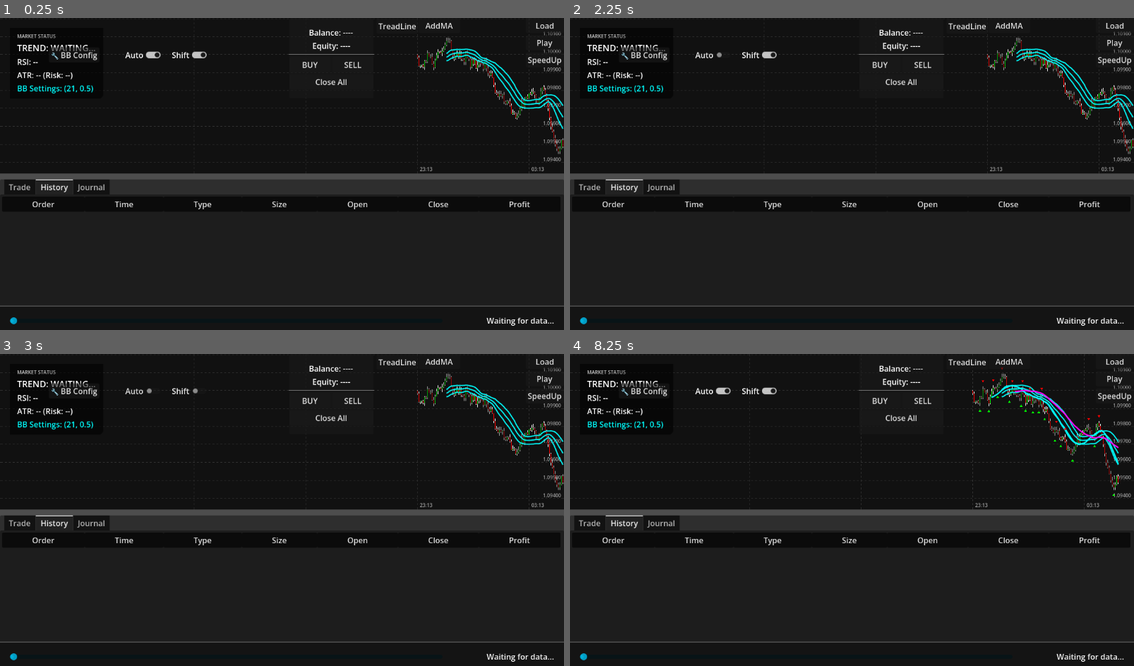
Above: before the commit, frames 1-4 (two rows, left to right).
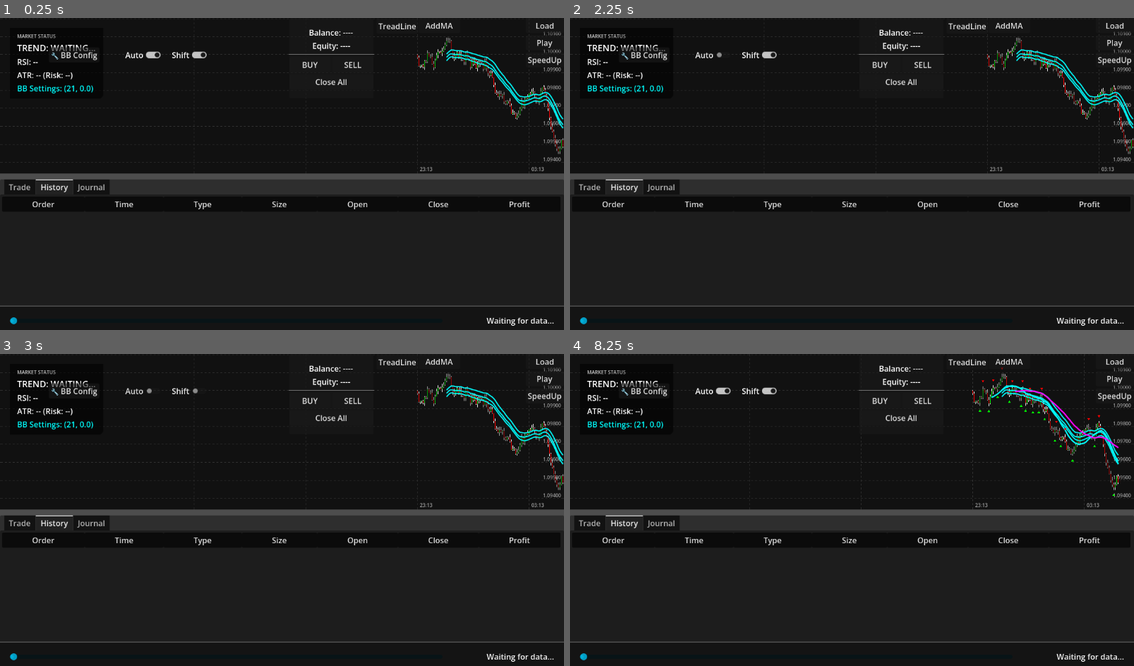
Above: after the commit, the same moments.

Repository: Bupalaoye/SuperTrader
Game: Godot game, scene res://Scenes/MainScene.tscn
Two runs of this game, one before a commit and one after it. Both use one fixed random seed, a clock stepped at 60 frames per second and the inputs below.
Inputs:
- Up to frame 1 (0.25 s): no input
- Up to frame 2 (2.25 s): click "Play" at 0.5 s; click "Play" at 1.25 s; click "Auto" at 2 s
- Up to frame 3 (3 s): click "Shift" at 2.75 s
- Up to frame 4 (8.25 s): click "SpeedUp" at 3.5 s; click "BUY" at 4.25 s; click "SELL" at 5 s; click "TreadLine" at 5.75 s; click "AddMA" at 6.5 s; click "Auto" at 7.25 s; click "Shift" at 8 s

The runs differ from the first frame. In frame 1, 0.7% of the frame differs, in the area x 15-100%, y 9-36%; in frame 2, 0.7%; in frame 3, 0.7%; in frame 4, 0.6%.
Error before the commit: Invalid call. Nonexistent function 'start_drawing' in base 'Control (KLineChart)'. (res://Scripts/GameController.gd:264)
Error after the commit: Invalid call. Nonexistent function 'start_drawing' in base 'Control (KLineChart)'. (res://Scripts/GameController.gd:268)

Commit message:
add 21 EMA

Diff:
--- a/Scripts/GameController.gd
+++ b/Scripts/GameController.gd
@@ -45,7 +45,7 @@
 
 # --- 布林带配置参数 ---
 var _bb_period: int = 21     # 默认周期
-var _bb_k: float = 0.5       # 默认倍数 (标准差)
+var _bb_k: float = 0       # 倍数不再使用 (Set to 0 or ignore)
 var _bb_config_dialog: ConfirmationDialog
 var _spin_period: SpinBox
 var _spin_k: SpinBox
@@ -214,12 +214,16 @@
 	hud_display.set_anchors_preset(Control.PRESET_TOP_LEFT)
 	hud_display.position = Vector2(20, 20) # 留点边距
 
-	# --- 初始化 实时布林带 ---
-	# 参数：开启=True, 周期=变量, 倍数=变量, 颜色=青色(CYAN)
+	# --- 初始化 实时指标 (使用 34 EMA Channel 代替原布林带) ---
+	if hud_display:
+		# 强制更新一次标签，表明我们用的是 EMA Channel
+		hud_display.set_strategy_label("34 EMA Channel (H/L/C)")
+
+	# [修改] 初始化图表上的线
 	if chart:
-		# 使用变量 _bb_period 和 _bb_k，而不是写死 20 和 2.0
-		chart.set_bollinger_visible(true, _bb_period, _bb_k, Color.CYAN)
-		print(">> 系统初始化: 布林带已激活 (Period=%d, K=%.2f)" % [_bb_period, _bb_k])
+		# 设置 period=34, k=0 (k 参数现在虽然传递但不起作用)
+		chart.set_bollinger_visible(true, _bb_period, 0, Color.CYAN)
+		print(">> 系统初始化: 34 EMA Channel 已激活")
 	else:
 		print(">> 错误: 未找到 KLineChart 节点 <<")
 
@@ -784,30 +788,50 @@
 func _analyze_market_structure():
 	if full_history_data.is_empty(): return
 
-	# 获取当前 K 线索引
-	# 注意：current_playback_index 指向的是"即将"发生的 K 线
-	# 在播放中，我们实际上是在模拟 current_playback_index 这一根的生成
-	# 所以要获取当前的 EMA 值，就用这个索引
+	# 获取当前播放索引
 	var idx = current_playback_index
 
-	# 边界检查
-	var current_ema = NAN
-	if idx >= 0 and idx < _history_ema200.size():
-		current_ema = _history_ema200[idx]
-
-	# 获取当前实时价格 (来自缓存的最新一跳价格)
+	# 1. 获取当前实时价格
 	var current_price = 0.0
 	if not _cached_last_candle.is_empty():
 		current_price = _cached_last_candle.c
 
-	# === 更新 HUD (趋势过滤器) ===
+	# 2. 获取当前的 34 EMA Channel 数据
+	# 必须通过 chart 的公共接口或者缓存获取。
+	# 由于 Controller 不直接持有 _bb_cache，我们需要一个获取方法。
+	# 或者这里简单一点，直接去 chart 的 cache 拿 (如果 _bb_cache 是 public 的，或者加 getter)
+	# 建议在 KLineChart 加一个 helper: get_indicator_value_at(index)
+	# --- 临时方案：直接读取 chart 内部变量 (GDScript 允许这样做，虽然不优雅) ---
+
+	var channel_data = chart._bb_cache # 访问 Chart 内部的缓存
+
+	var ema_high = NAN
+	var ema_low = NAN
+	var ema_close = NAN # 中线
+
+	if channel_data.has("ub") and idx < channel_data["ub"].size():
+		ema_high = channel_data["ub"][idx]
+		ema_low = channel_data["lb"][idx]
+		ema_close = channel_data["mb"][idx]
+
+	# 3. 更新 HUD 趋势判断
 	if hud_display:
-		hud_display.update_trend_filter(current_price, current_ema)
-
-		# 同时更新 RSI 和 ATR (保留原来的部分逻辑)
-		# 为了性能，这里可以简化，不再重复切片计算 EMA
-		# 只需要计算 RSI/ATR
-		_update_oscillators_for_hud(idx)
+		if is_nan(ema_high) or is_nan(ema_low):
+			hud_display.update_trend_text("WAITING...", Color.GRAY)
+		else:
+			# 策略逻辑:
+			# Close > EMA High -> UPTREND
+			# Close < EMA Low  -> DOWNTREND
+			# Inside Channel   -> RANGING / CALLBACK
+
+			if current_price > ema_high:
+				hud_display.update_trend_text("🟢 BUY ZONE (Above High)", Color.GREEN)
+			elif current_price < ema_low:
+				hud_display.update_trend_text("🔴 SELL ZONE (Below Low)", Color.RED)
+			else:
+				hud_display.update_trend_text("⚪ RANGING (Inside Channel)", Color.GRAY)
+
+	# 4. 保留原有的 EMA 200 过滤器逻辑 (可选)
 
 # [新增辅助] 提取原本的震荡指标计算逻辑，保持代码整洁
 func _update_oscillators_for_hud(end_idx: int):
--- a/Scripts/IndicatorCalculator.gd
+++ b/Scripts/IndicatorCalculator.gd
@@ -272,3 +272,63 @@
 		"ub": mb + (k * std_dev),
 		"lb": mb - (k * std_dev)
 	}
+
+
+# ==========================================
+# 8. [NEW] 34 EMA Channel (High/Low/Close) - 全量计算
+# ==========================================
+static func calculate_ema_channel(candles: Array, period: int) -> Dictionary:
+	var size = candles.size()
+	var ub_list = []
+	ub_list.resize(size)
+	ub_list.fill(NAN) # High EMA
+	var lb_list = []
+	lb_list.resize(size)
+	lb_list.fill(NAN) # Low EMA
+	var mb_list = []
+	mb_list.resize(size)
+	mb_list.fill(NAN) # Close EMA (Trend)
+
+	if size < period:
+		return {"ub": ub_list, "mb": mb_list, "lb": lb_list}
+
+	# 1. 提取基础数据数组
+	var highs = []
+	var lows = []
+	var closes = []
+	highs.resize(size)
+	lows.resize(size)
+	closes.resize(size)
+
+	for i in range(size):
+		highs[i] = candles[i].h
+		lows[i] = candles[i].l
+		closes[i] = candles[i].c
+
+	# 2. 复用已有的 EMA 算法分别计算
+	ub_list = calculate_ema(highs, period)
+	lb_list = calculate_ema(lows, period)
+	mb_list = calculate_ema(closes, period)
+
+	return {"ub": ub_list, "mb": mb_list, "lb": lb_list}
+
+
+# ==========================================
+# 9. [NEW] 34 EMA Channel - 单点增量计算 (实时性能优化)
+# ==========================================
+# ub_prev, lb_prev, mb_prev: 上一根K线的指标值
+static func calculate_ema_channel_at_index(candle: Dictionary, ub_prev: float, lb_prev: float, mb_prev: float, period: int) -> Dictionary:
+	# 如果前值为 NAN，无法进行递归计算，返回 NAN
+	if is_nan(ub_prev) or is_nan(lb_prev) or is_nan(mb_prev):
+		return { "ub": NAN, "mb": NAN, "lb": NAN }
+
+	# EMA 乘数公式: 2 / (N + 1)
+	var k = 2.0 / (float(period) + 1.0)
+
+	# EMA = (Price - Prev) * k + Prev
+	# 分别对应 High, Low, Close
+	var new_ub = (candle.h - ub_prev) * k + ub_prev
+	var new_lb = (candle.l - lb_prev) * k + lb_prev
+	var new_mb = (candle.c - mb_prev) * k + mb_prev
+
+	return { "ub": new_ub, "mb": new_mb, "lb": new_lb }
--- a/Scripts/KLineChart.gd
+++ b/Scripts/KLineChart.gd
@@ -640,18 +640,19 @@
 	if _all_candles.is_empty():
 		return
 
-	# A. 提取 Close 价格并全量计算
-	_closes_cache.clear()
-	for c in _all_candles:
-		_closes_cache.append(c.c)
-
-	var result = IndicatorCalculator.calculate_bollinger_bands(_closes_cache, _bb_settings.period, _bb_settings.k)
-
-	# 更新缓存引用（零拷贝）
+	# [CHANGED] 不再只提取 Closes，而是直接把整个 candles 数组传给新算法
+	# 算法内部会提取 High/Low/Close
+	var period = _bb_settings.period # 34
+
+	# 调用新的 EMA Channel 算法
+	var result = IndicatorCalculator.calculate_ema_channel(_all_candles, period)
+
+	# 更新缓存 (保持结构 ub/mb/lb 不变，IndicatorLayer 依然能画出三青线)
 	_bb_cache = result
 
-	# 将引用传给图层（只需做一次）
+	# 链接图层
 	if _indicator_layer:
+		# 这里的 "MAIN_BB" 可以改个名，但为了不破坏 IndicatorLayer 的逻辑，保持 key 不变没问题
 		_indicator_layer.update_band_indicator("MAIN_BB", _bb_cache, _bb_settings.color, 1.0)
 		_bb_cache_linked = true
 
@@ -662,26 +663,40 @@
 	var last_idx = _all_candles.size() - 1
 	var period = _bb_settings.period
 
-	if last_idx < period - 1: return
-
-	# 使用持久化的 closes 缓存进行单点计算
-	var val = IndicatorCalculator.calculate_bollinger_at_index(_closes_cache, last_idx, period, _bb_settings.k)
-
-	# 确保 _bb_cache 的结构已初始化
+	# 如果历史数据不足以形成 EMA，跳过
+	if last_idx < period: return
+
+	# 1. 获取上一根 (Index - 1) 的 EMA 值
+	# 注意：_bb_cache["ub"] 长度通常等于 _all_candles 长度
+	var prev_idx = last_idx - 1
+	if prev_idx < 0: return
+
+	# 安全检查：确保缓存数组够长
+	if _bb_cache["ub"].size() <= prev_idx: return
+
+	var prev_ub = _bb_cache["ub"][prev_idx]
+	var prev_lb = _bb_cache["lb"][prev_idx]
+	var prev_mb = _bb_cache["mb"][prev_idx]
+
+	# 2. 获取当前 K 线数据
+	var curr_candle = _all_candles[last_idx]
+
+	# 3. [CHANGED] 调用新的增量算法
+	var val = IndicatorCalculator.calculate_ema_channel_at_index(curr_candle, prev_ub, prev_lb, prev_mb, period)
+
+	# 4. 填充或更新缓存
+	# 确保数组长度足以容纳 new_idx
 	if _bb_cache["ub"].size() <= last_idx:
-		# 长度不足时，补齐 NAN 直到 last_idx
-		var need = last_idx - _bb_cache["ub"].size() + 1
-		for i in range(need):
-			_bb_cache["ub"].append(NAN)
-			_bb_cache["mb"].append(NAN)
-			_bb_cache["lb"].append(NAN)
-
-	# 原地修改最后一个值（零拷贝）
+		_bb_cache["ub"].append(NAN)
+		_bb_cache["mb"].append(NAN)
+		_bb_cache["lb"].append(NAN)
+
+	# 原地修改
 	_bb_cache["ub"][last_idx] = val.ub
 	_bb_cache["mb"][last_idx] = val.mb
 	_bb_cache["lb"][last_idx] = val.lb
 
-	# 通知图层重绘（图层持有同一引用）
+	# 通知重绘
 	if _indicator_layer: _indicator_layer.queue_redraw()
 
 
--- a/Scripts/MarketHUD.gd
+++ b/Scripts/MarketHUD.gd
@@ -107,3 +107,16 @@
 func update_bb_info(period: int, k: float):
 	if _lbl_bb_info:
 		_lbl_bb_info.text = "BB Settings: (%d, %.1f)" % [period, k]
+
+
+# [NEW] 设置策略名称标签
+func set_strategy_label(text: String):
+	if _lbl_bb_info:
+		_lbl_bb_info.text = text
+		_lbl_bb_info.modulate = Color.CYAN
+
+
+# [NEW] 通用趋势更新接口
+func update_trend_text(text: String, color: Color):
+	_lbl_trend.text = text
+	_lbl_trend.modulate = color
